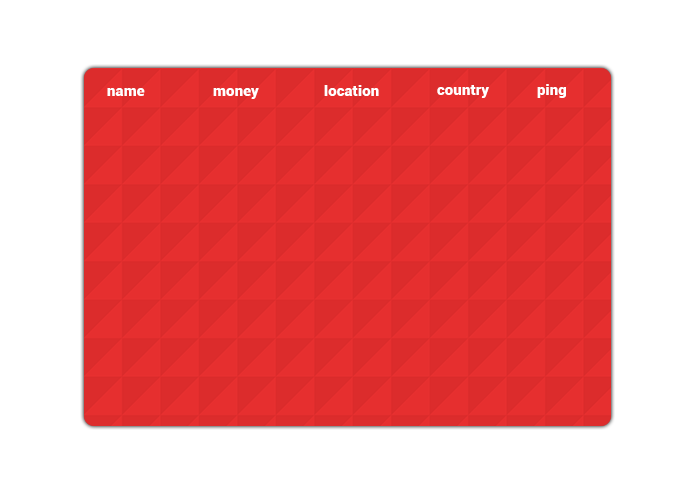
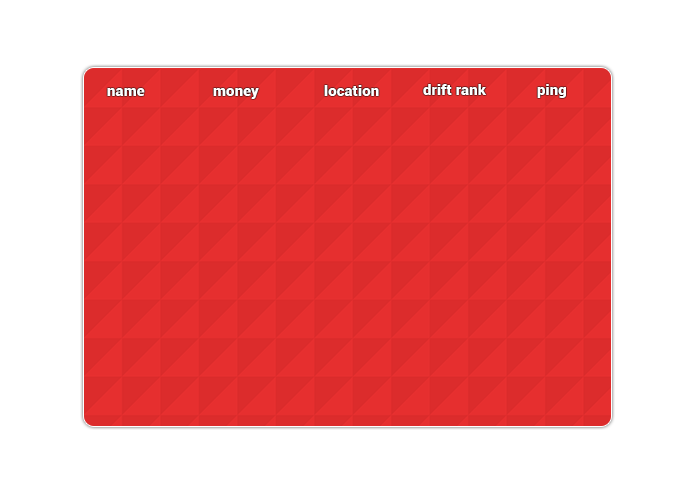
Layer changes from the first 700x492 image to the second:
renamed "country" to "drift rank", painted on it over [423, 84, 489, 98]
